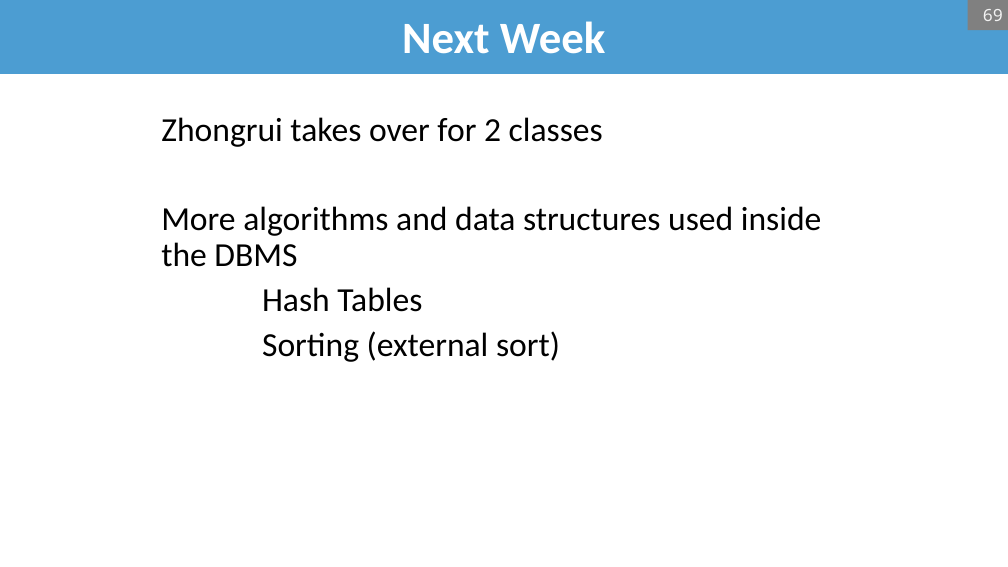
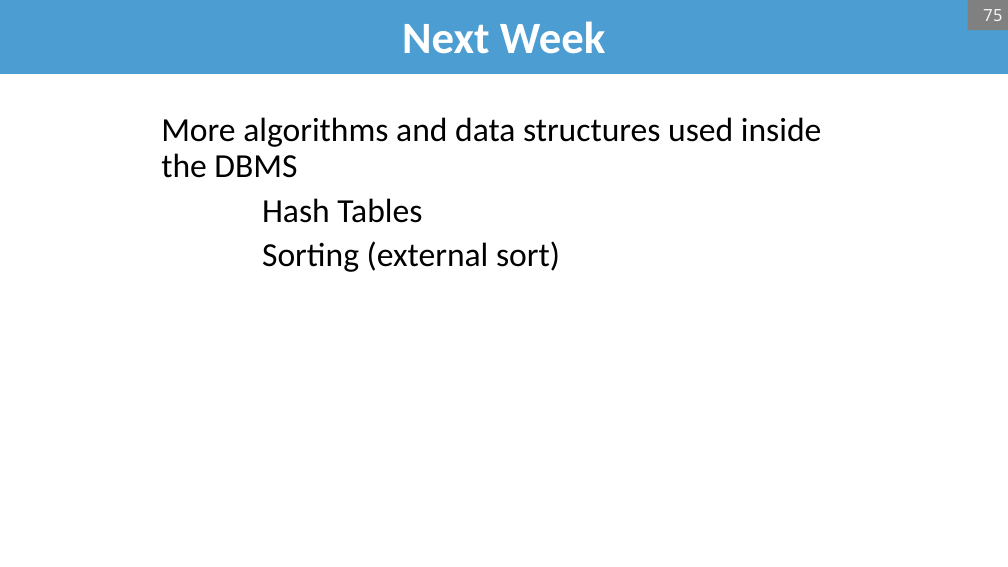
Before and after one commit to bsb20/bsb20.github.io, a slide deck: slide 75 of docs/421_f26/lectures/L7.pptx (slide 69 before the commit). Drawn at 1008x567 pixels with LibreOffice and Linux fonts; fonts in the diff are those of the drawing; background and template pictures are left out. Boxes give left, top, right and bottom in pixels: in the first picture for what was removed or moved away, otherwise in the second. Text is boxed around its words. In the diff, an @@ line names an element or a change of style, - is before the commit and + after.

```diff
--- a/docs/421_f26/lectures/L7.pptx
+++ b/docs/421_f26/lectures/L7.pptx
@@ page number at bbox=[983, 9, 1003, 21]: text changed @@
-69
+75
@@ text at bbox=[161, 117, 603, 147]: paragraph removed @@
-Zhongrui takes over for 2 classes
```
Also in this commit, not shown: 4 other slides changed, 6 slides added, 1 other file.
